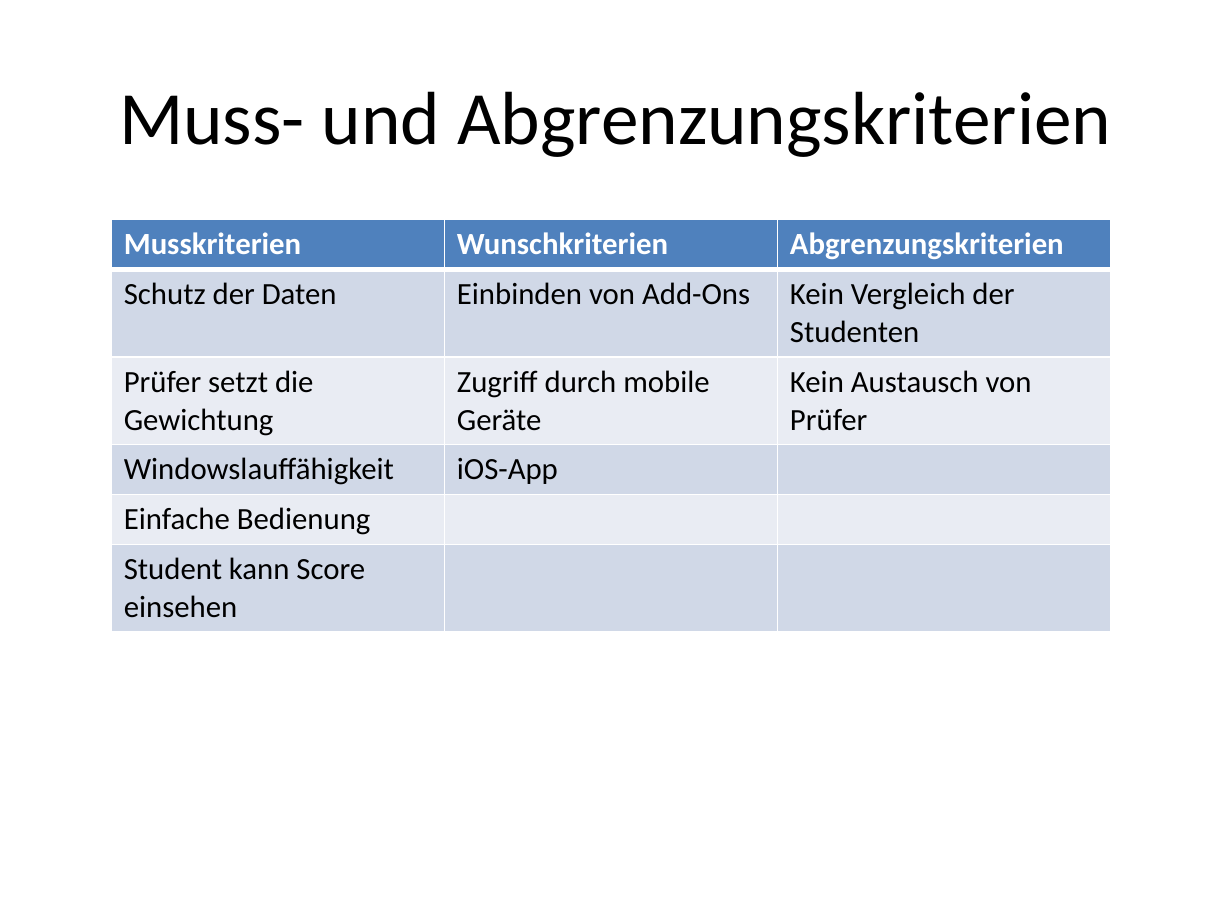
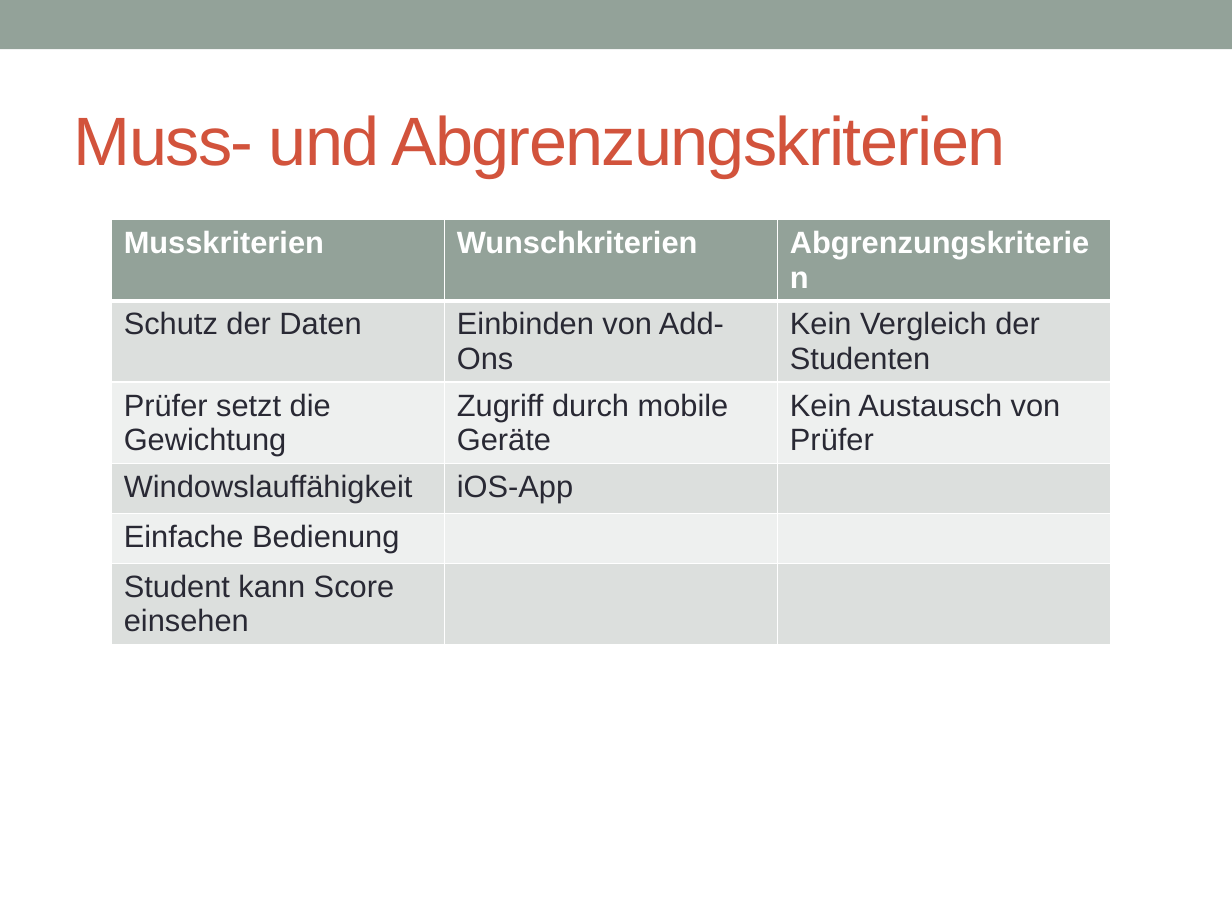
Before and after one commit to SWE-Projekt14/software-engineering, a slide deck: slide 8 of Präsentation/Softwareingeneering Präse V1.5.pptx. Drawn at 1232x924 pixels with LibreOffice and Linux fonts; fonts in the diff are those of the drawing. Boxes give left, top, right and bottom in pixels: in the first picture for what was removed or moved away, otherwise in the second. Text is boxed around its words. In the diff, an @@ line names an element or a change of style, - is before the commit and + after.

```diff
--- a/Präsentation/Softwareingeneering Präse V1.5.pptx
+++ b/Präsentation/Softwareingeneering Präse V1.5.pptx
@@ rectangle added at (x1=0, y1=0, x2=1232, y2=49), fill #93A299 @@
@@ title "Muss- und Abgrenzungskriterien" moved from (x1=119, y1=91, x2=1111, y2=157) to (x1=74, y1=115, x2=1005, y2=178) @@
@@ title "Muss- und Abgrenzungskriterien" at (x1=74, y1=115, x2=1005, y2=178): size 44 to 40 pt, font Calibri to Arial, text colour #000000 to #D2533C, letter spacing 0 to -1 pt; alignment centre to left @@
@@ table at (x1=112, y1=219, x2=1110, y2=664) @@
@@ fill #4F81BD to #93A299 in row 1 @@
@@ fill #D0D8E8 to #DCE0DE in 9 cells @@
@@ fill #E9EDF4 to #EEF0EF in 6 cells @@
@@ font Calibri to Arial @@
@@ text colour #000000 to #292934 in "Schutz der Daten", "Einbinden von Add-Ons", "Kein Vergleich der Studenten", "Prüfer setzt die Gewichtung" and 6 more places @@
```
Also in this commit, not shown: 11 other slides changed, 4 other files.
